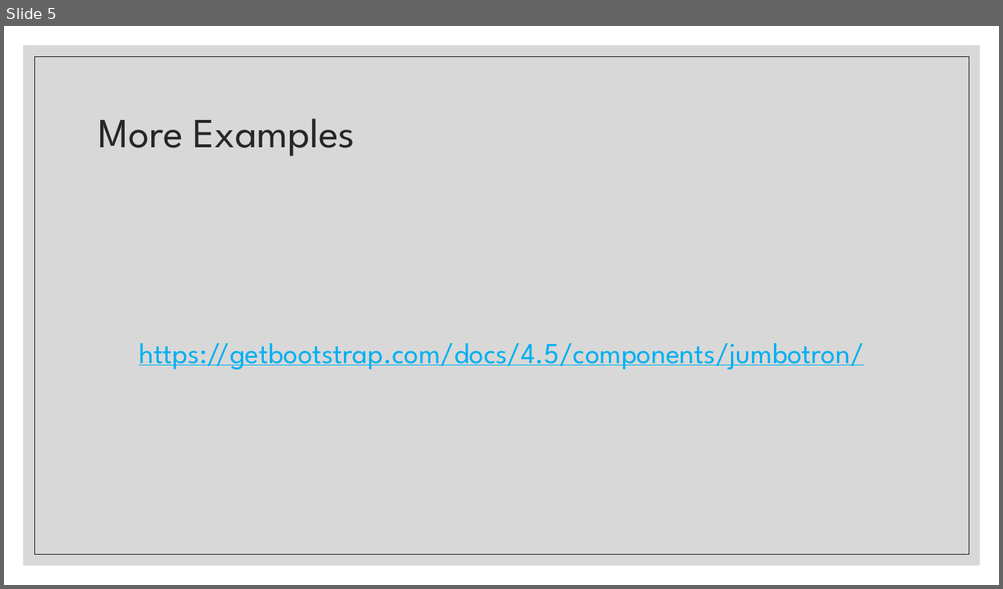
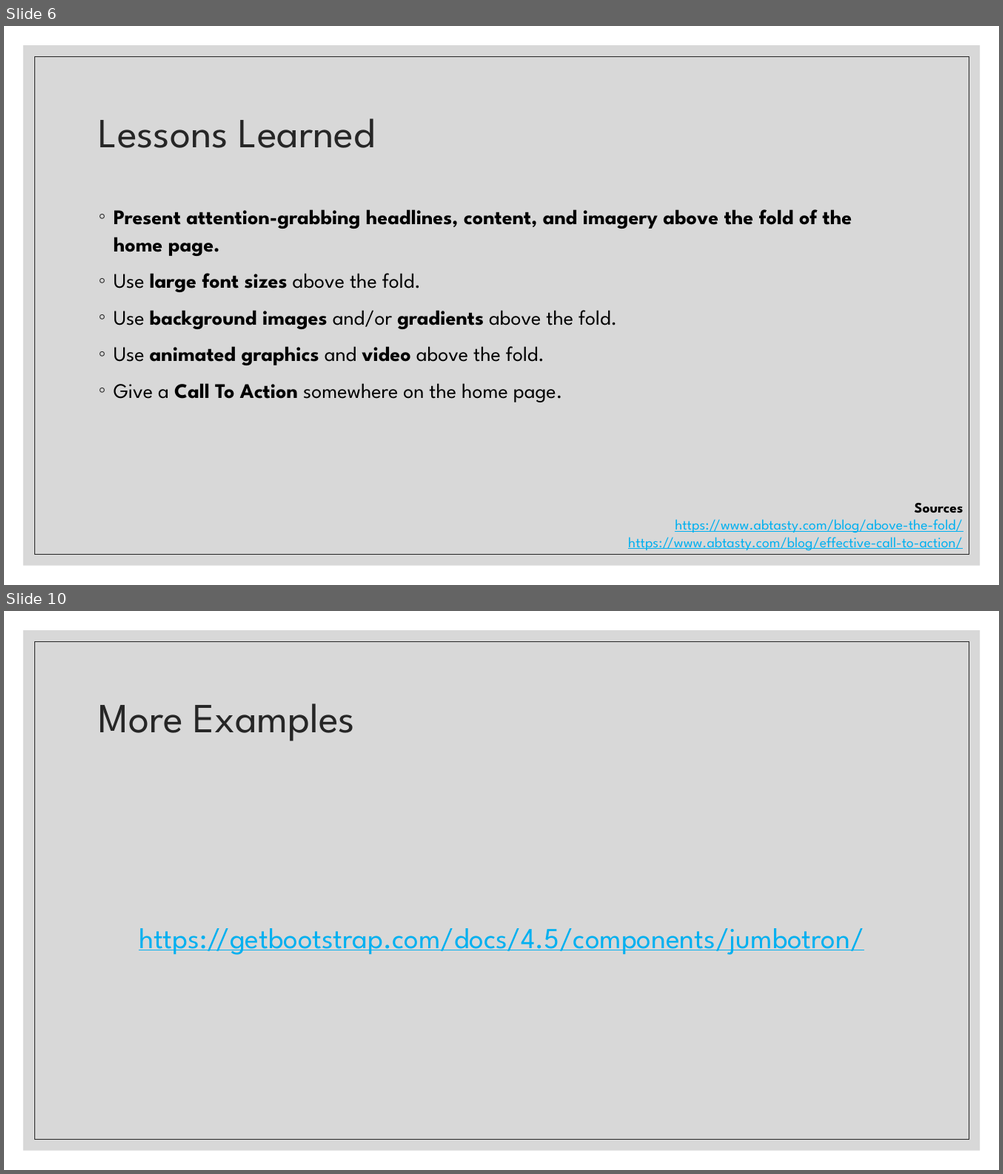
Before and after one commit to paulsmithkc/awd1000_base_lab_and_homework, a slide deck: bootstrap/slides/05 Bootstrap Jumbotron.pptx. Shown one above the other, each under a label of ours: slide 5 before the commit, slides 6 and 10 after it; the slides between them are not shown. The pictures are 1003x589 and 1003x1174 pixels, drawn with LibreOffice and Linux fonts; fonts in the diff are those of the drawing. Boxes give left, top, right and bottom in pixels: in the first picture for what was removed or moved away, otherwise in the second. Text is boxed around its words. In the diff, an @@ line names an element or a change of style, - is before the commit and + after.

```diff
--- a/bootstrap/slides/05 Bootstrap Jumbotron.pptx
+++ b/bootstrap/slides/05 Bootstrap Jumbotron.pptx
@@ slide 6 added at [4,26,999,585], background #FFFFFF; not listed: 2 template elements that a slide beside it also shows @@
@@ title added at [99,118,375,148], 40 pt, text #262626 @@
+Lessons Learned
@@ text added at [114,210,852,403], 20 pt, text #000000, bold @@
+◦ Present attention-grabbing headlines, content, and imagery above the fold of the home page.
+◦ Use large font sizes above the fold.
+◦ Use background images and/or gradients above the fold.
+◦ Use animated graphics and video above the fold.
+◦ Give a Call To Action somewhere on the home page.
@@ text added at [628,503,963,551], 14 pt, text #00B0F0, underline @@
+Sources
+https://www.abtasty.com/blog/above-the-fold/
+https://www.abtasty.com/blog/effective-call-to-action/
@@ what was slide 5 is now slide 10 @@
```
Also in this commit, not shown: 3 slides changed, 4 other slides added, 1 other file.
